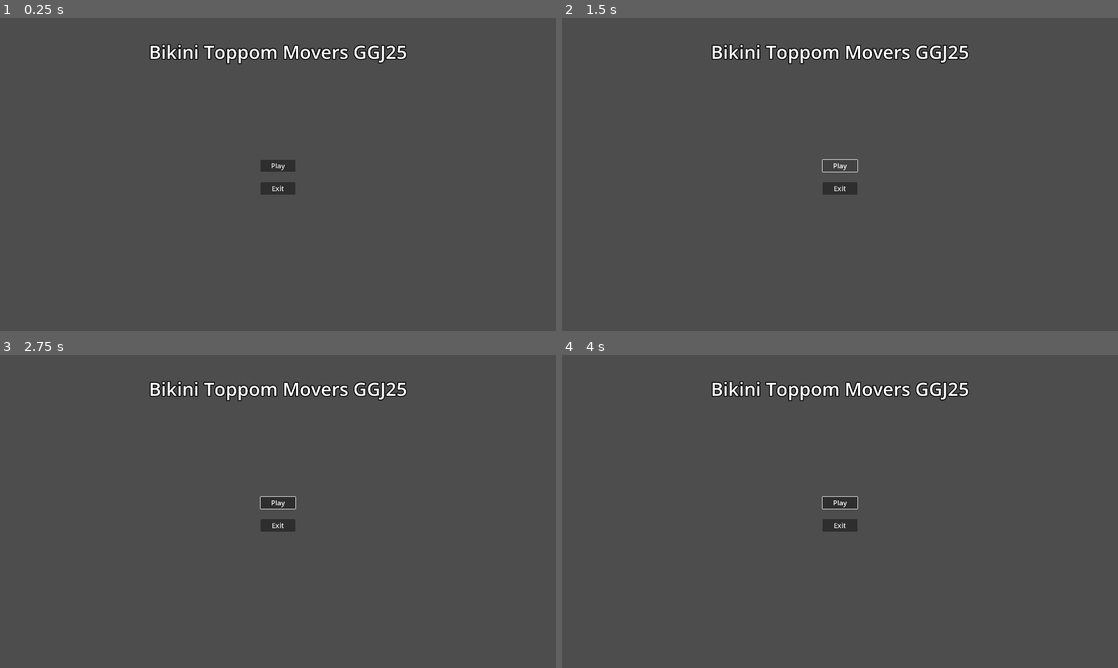
Above: before the commit, frames 1-4 (two rows, left to right).
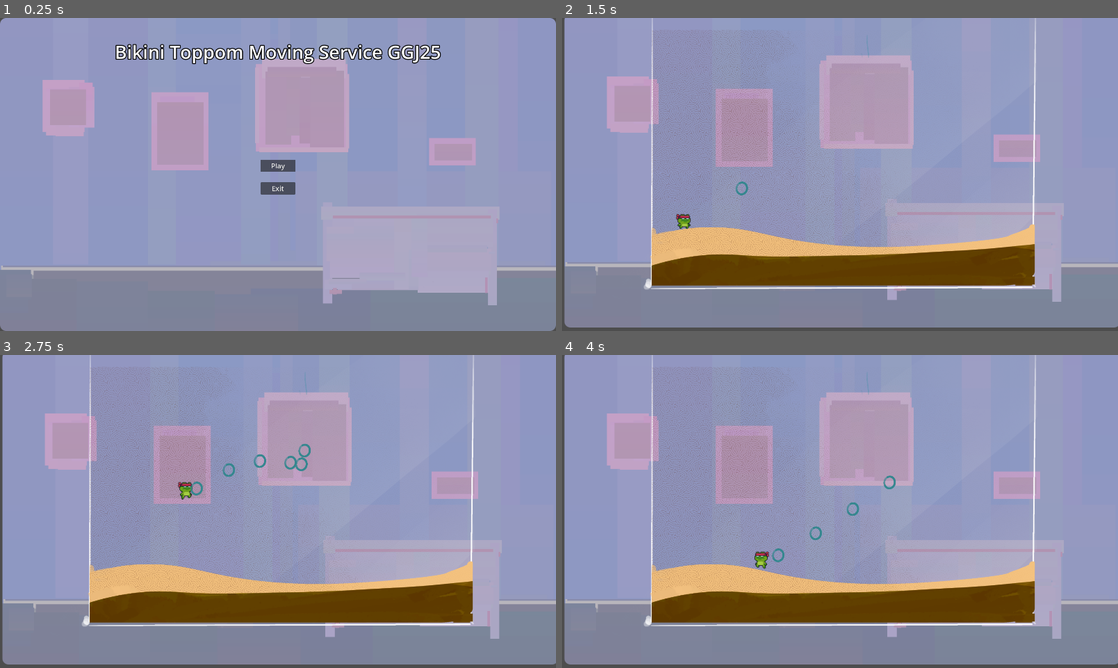
Above: after the commit, the same moments.

Repository: pR1smPrime/BikiniTop25
Game: Godot game, scene res://bikini_toppem_moving_service.tscn
The game is run twice, just before and just after one commit, with the same random seed, the same clock (stepped at 60 frames per second) and the same inputs.
Inputs (mouse positions are in pixels of both pictures, inside the frame that each line leads up to):
- Up to frame 1 (0.25 s): no input
- Up to frame 2 (1.5 s): click "Play" at 0.5 s; click (840, 165) at 1.25 s, where only the run before the commit has a clickable "Play"
- Up to frame 3 (2.75 s): tap Enter at 2 s; move the mouse to (400, 495) at 2.02 s; press the mouse at (400, 495) at 2.03 s; hold D (right) from 2.03 s (still down); tap W (jump) at 2.27 s
- Up to frame 4 (4 s): move the mouse to (728, 527) at 2.77 s; release the mouse at (728, 527) at 2.78 s; click (728, 527) at 2.85 s; tap W (jump) at 3.02 s; move the mouse to (895, 442) at 3.52 s; release D (right) at 3.53 s; press the mouse at (895, 442) at 3.53 s; hold A (left) from 3.53 s (still down)

The runs differ from the first frame. In frame 1, 100% of the frame differs, in the area x 0-100%, y 0-100%; in frame 2, 98%; in frame 3, 98%; in frame 4, 98%.

Commit message:
Menu UI changed

Diff:
--- /dev/null
+++ b/assets/art/spritesEnvironment/plantwave.gdshader
@@ -0,0 +1,13 @@
+shader_type canvas_item;
+
+uniform sampler2D noise_texture;
+uniform float speed = 1.0;
+uniform float strength = 0.02;
+
+void fragment() {
+    vec2 noise_uv = UV + TIME * speed * 0.1;
+    vec2 noise = texture(noise_texture, noise_uv).rg * 2.0 - 1.0;
+
+    vec2 uv = UV + noise * strength;
+    COLOR = texture(TEXTURE, uv);
+}
--- a/project.godot
+++ b/project.godot
@@ -10,7 +10,7 @@
 
 [application]
 
-config/name="New Game Project"
+config/name="Bikini Toppom Moving Service"
 run/main_scene="res://bikini_toppem_moving_service.tscn"
 config/features=PackedStringArray("4.3", "Forward Plus")
 config/icon="res://icon.svg"
--- /dev/null
+++ b/scenes/levels/robin_playground.tscn
@@ -0,0 +1,64 @@
+[gd_scene load_steps=8 format=3 uid="uid://b027ormyckgur"]
+
+[ext_resource type="Texture2D" uid="uid://jodkoy0q3to6" path="res://assets/art/backgrounds/tx_bg_room01.png" id="1_f1gr0"]
+[ext_resource type="Texture2D" uid="uid://cfij0t8fhkfab" path="res://assets/art/spritesAquarium/tx_Aquarium01_Overlay.png" id="2_m7w2o"]
+[ext_resource type="Texture2D" uid="uid://bjj4gt5w22o8q" path="res://assets/art/spritesAquarium/tx_Aquarium01_Floor.png" id="3_2eqx7"]
+[ext_resource type="Texture2D" uid="uid://imotidmhn4jx" path="res://assets/art/spritesEnvironment/tx_environment_plant02_2.png" id="5_cs1qn"]
+
+[sub_resource type="Shader" id="Shader_eh8hc"]
+code = "shader_type canvas_item;
+
+uniform sampler2D noise_texture;
+uniform float speed = 1.0;
+uniform float strength = 0.02;
+
+void fragment() {
+    vec2 noise_uv = UV + TIME * speed * 0.1;
+    vec2 noise = texture(noise_texture, noise_uv).rg * 2.0 - 1.0;
+
+    vec2 uv = UV + noise * strength;
+    COLOR = texture(TEXTURE, uv);
+}
+"
+
+[sub_resource type="NoiseTexture2D" id="NoiseTexture2D_f4t5j"]
+
+[sub_resource type="ShaderMaterial" id="ShaderMaterial_321hb"]
+shader = SubResource("Shader_eh8hc")
+shader_parameter/speed = 40.0
+shader_parameter/strength = 0.2
+shader_parameter/noise_texture = SubResource("NoiseTexture2D_f4t5j")
+
+[node name="groundBase" type="Node2D"]
+position = Vector2(-1, 0)
+
+[node name="background" type="Sprite2D" parent="."]
+z_index = -1
+position = Vector2(961, -536)
+texture = ExtResource("1_f1gr0")
+
+[node name="aquarium" type="Node" parent="."]
+
+[node name="glassWall" type="Sprite2D" parent="aquarium"]
+position = Vector2(960, -540)
+texture = ExtResource("2_m7w2o")
+
+[node name="ground" type="StaticBody2D" parent="aquarium"]
+
+[node name="CollisionShape2D" type="CollisionPolygon2D" parent="aquarium/ground"]
+position = Vector2(304, -352)
+polygon = PackedVector2Array(8, 16, 16, 32, 80, 24, 144, 16, 208, 16, 296, 16, 400, 40, 464, 48, 592, 72, 720, 80, 976, 72, 1168, 56, 1241, 34, 1300, 11, 1313, -2, 1320, 69, 912, 99, 223, 105, -1, 119, -1, 12)
+
+[node name="Sprite2D" type="Sprite2D" parent="aquarium/ground"]
+position = Vector2(960, -540)
+texture = ExtResource("3_2eqx7")
+
+[node name="Env_plant01" type="Sprite2D" parent="."]
+material = SubResource("ShaderMaterial_321hb")
+position = Vector2(618, -540)
+scale = Vector2(0.474684, 0.48435)
+texture = ExtResource("5_cs1qn")
+
+[node name="Camera2D" type="Camera2D" parent="."]
+position = Vector2(957, -532)
+scale = Vector2(0.474684, 0.48435)
--- a/scenes/mainmenue/main_menu.gd
+++ b/scenes/mainmenue/main_menu.gd
@@ -4,7 +4,7 @@
 signal newgame
 
 func _on_play_pressed() -> void:
-	get_tree().change_scene_to_file("res://node_2d.tscn")
+	get_tree().change_scene_to_file("res://scenes/levels/level1.tscn")
 
 
 func _on_exit_pressed() -> void:
--- a/scenes/mainmenue/main_menu.tscn
+++ b/scenes/mainmenue/main_menu.tscn
@@ -1,9 +1,11 @@
-[gd_scene load_steps=3 format=3 uid="uid://btlnrnt8tpns1"]
+[gd_scene load_steps=4 format=3 uid="uid://btlnrnt8tpns1"]
 
 [ext_resource type="Script" path="res://scenes/mainmenue/main_menu.gd" id="1_3cofa"]
+[ext_resource type="Texture2D" uid="uid://jodkoy0q3to6" path="res://assets/art/backgrounds/tx_bg_room01.png" id="2_rck5r"]
 
 [sub_resource type="SystemFont" id="SystemFont_okf44"]
 font_names = PackedStringArray("Impact")
+subpixel_positioning = 0
 
 [node name="Main_Menu" type="Control"]
 layout_mode = 3
@@ -21,6 +23,7 @@
 anchor_bottom = 1.0
 grow_horizontal = 2
 grow_vertical = 2
+texture = ExtResource("2_rck5r")
 
 [node name="MarginContainer" type="MarginContainer" parent="."]
 layout_mode = 1
@@ -46,7 +49,7 @@
 theme_override_constants/outline_size = 12
 theme_override_fonts/font = SubResource("SystemFont_okf44")
 theme_override_font_sizes/font_size = 64
-text = "Bikini Toppom Movers GGJ25"
+text = "Bikini Toppom Moving Service GGJ25"
 horizontal_alignment = 1
 vertical_alignment = 1
 
--- a/scenes/pausemenue/pause_menu.gd
+++ b/scenes/pausemenue/pause_menu.gd
@@ -10,9 +10,10 @@
 	$AnimationPlayer.play("blur")
 
 func testEsc():
-	if Input.is_action_just_pressed("BTN_Esc") and !get_tree().paused:
+	if Input.is_action_just_pressed("esc"): #and !get_tree().paused:
+		print("debug")
 		pause()
-	elif Input.is_action_just_pressed("BTN_Esc") and get_tree().paused:
+	elif Input.is_action_just_pressed("esc") and get_tree().paused:
 		resume()
 
 func _on_resume_pressed() -> void:
@@ -24,7 +25,7 @@
 
 
 func _on_exit_pressed() -> void:
-	get_tree().change_scene_to_file("res://scenes/mainmenue/main_menu.tscn")
+	get_tree().change_scene_to_file("res://bikini_toppem_moving_service.tscn")
 
 func _process(_delta):
 	testEsc()
--- a/scenes/pausemenue/pause_menu.tscn
+++ b/scenes/pausemenue/pause_menu.tscn
@@ -6,6 +6,33 @@
 [sub_resource type="ShaderMaterial" id="ShaderMaterial_piryl"]
 shader = ExtResource("1_kccv7")
 shader_parameter/lod = 0.0
+
+[sub_resource type="Animation" id="Animation_qml68"]
+length = 0.001
+tracks/0/type = "value"
+tracks/0/imported = false
+tracks/0/enabled = true
+tracks/0/path = NodePath("ColorRect:material:shader_parameter/lod")
+tracks/0/interp = 1
+tracks/0/loop_wrap = true
+tracks/0/keys = {
+"times": PackedFloat32Array(0),
+"transitions": PackedFloat32Array(1),
+"update": 0,
+"values": [0.0]
+}
+tracks/1/type = "value"
+tracks/1/imported = false
+tracks/1/enabled = true
+tracks/1/path = NodePath("PanelContainer:modulate")
+tracks/1/interp = 1
+tracks/1/loop_wrap = true
+tracks/1/keys = {
+"times": PackedFloat32Array(0),
+"transitions": PackedFloat32Array(1),
+"update": 0,
+"values": [Color(1, 1, 1, 0)]
+}
 
 [sub_resource type="Animation" id="Animation_0oa6j"]
 resource_name = "blur"
@@ -33,33 +60,6 @@
 "transitions": PackedFloat32Array(1, 1),
 "update": 0,
 "values": [Color(1, 1, 1, 0), Color(1, 1, 1, 1)]
-}
-
-[sub_resource type="Animation" id="Animation_qml68"]
-length = 0.001
-tracks/0/type = "value"
-tracks/0/imported = false
-tracks/0/enabled = true
-tracks/0/path = NodePath("ColorRect:material:shader_parameter/lod")
-tracks/0/interp = 1
-tracks/0/loop_wrap = true
-tracks/0/keys = {
-"times": PackedFloat32Array(0),
-"transitions": PackedFloat32Array(1),
-"update": 0,
-"values": [0.0]
-}
-tracks/1/type = "value"
-tracks/1/imported = false
-tracks/1/enabled = true
-tracks/1/path = NodePath("PanelContainer:modulate")
-tracks/1/interp = 1
-tracks/1/loop_wrap = true
-tracks/1/keys = {
-"times": PackedFloat32Array(0),
-"transitions": PackedFloat32Array(1),
-"update": 0,
-"values": [Color(1, 1, 1, 0)]
 }
 
 [sub_resource type="AnimationLibrary" id="AnimationLibrary_ute2i"]
